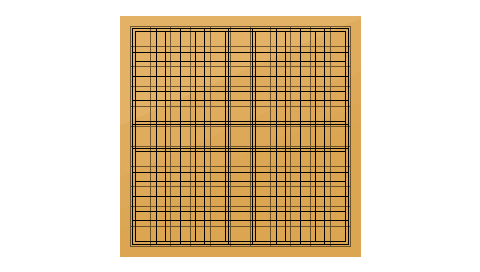
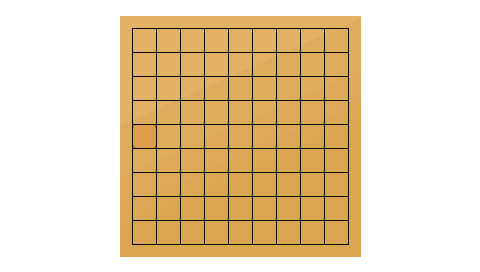
Revision of a layered 480 × 272 image; what changed, layer by layer:
added layer "HighlightedSquare" above "Grid7" over [left=133, top=125, right=156, bottom=148]
hid "Grid7" over [left=135, top=31, right=346, bottom=242]
hid "Grid11" over [left=130, top=26, right=351, bottom=247]
